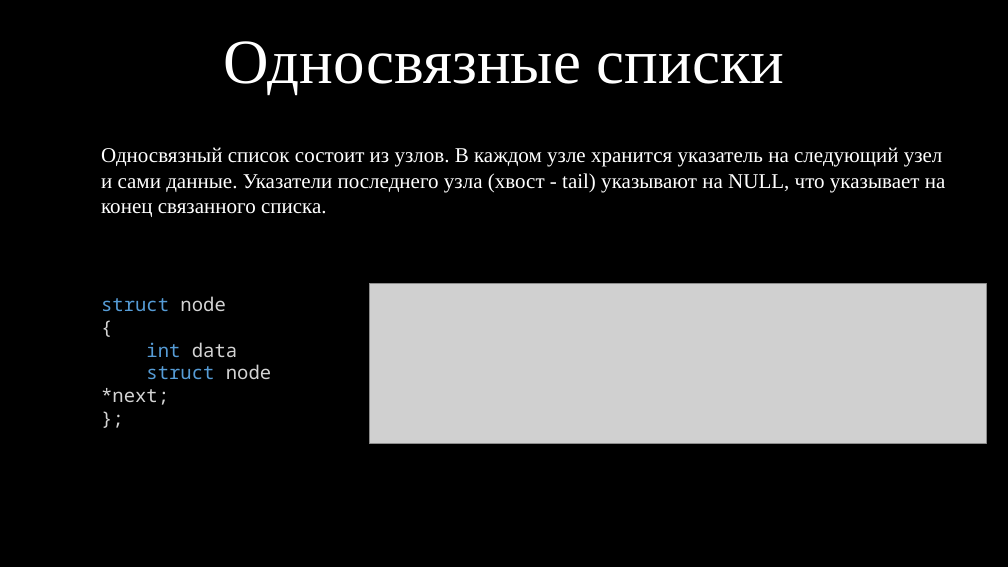
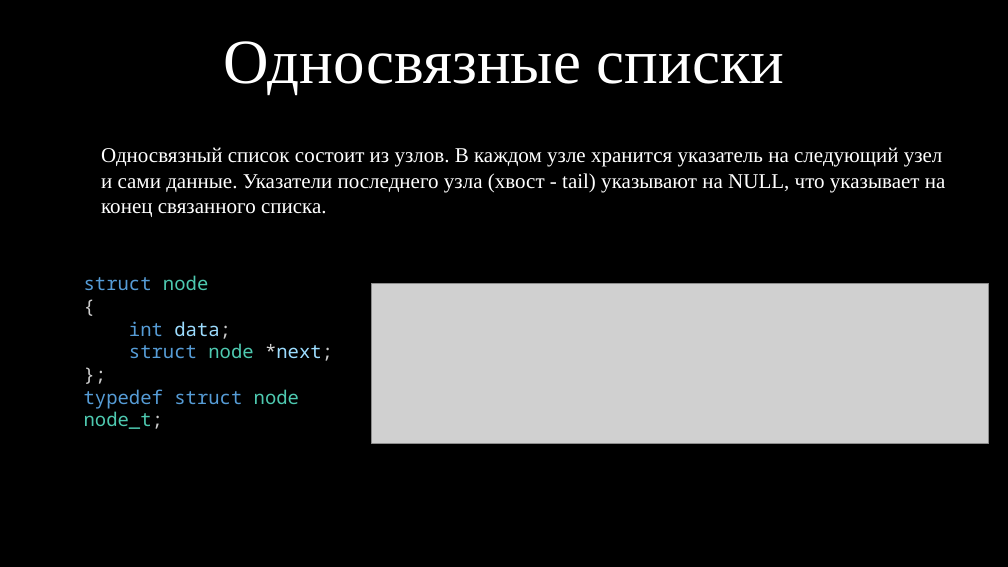
Before and after one commit to kruffka/C-Programming, a slide deck: slide 22 of 14_linked_lists/14_linked_lists.pptx (slide 23 before the commit). Drawn at 1008x567 pixels with LibreOffice and Linux fonts; fonts in the diff are those of the drawing; grey boxes stand for pictures. Boxes give left, top, right and bottom in pixels: in the first picture for what was removed or moved away, otherwise in the second. Text is boxed around its words. In the diff, an @@ line names an element or a change of style, - is before the commit and + after.

```diff
--- a/14_linked_lists/14_linked_lists.pptx
+++ b/14_linked_lists/14_linked_lists.pptx
@@ text "struct node" moved from (x1=101, y1=296, x2=271, y2=405) to (x1=84, y1=275, x2=333, y2=429) @@
@@ text at (x1=84, y1=275, x2=333, y2=361): text colour #D4D4D4 to #4EC9B0 in "node", "node"; text colour #D4D4D4 to #CCCCCC in "{", "*next;", "};"; text colour #D4D4D4 to #9CDCFE in "*next;" @@
@@ text at (x1=129, y1=321, x2=231, y2=339): text changed; text colour #D4D4D4 to #9CDCFE @@
-int data
+int data;
@@ text at (x1=84, y1=389, x2=299, y2=429): paragraph added @@
+typedef struct node node_t;
```
Also in this commit, not shown: 4 other slides changed, 4 slides added, 2 slides removed, 1 other file.
